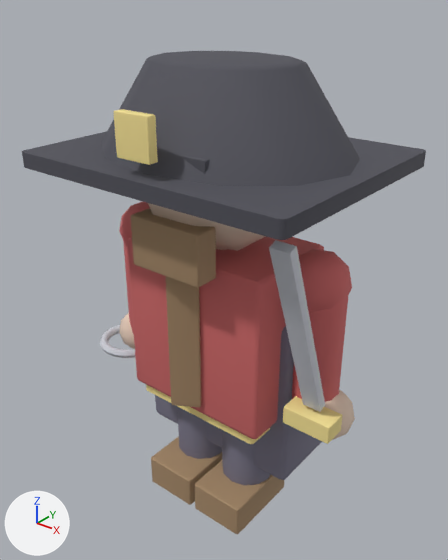
Before and after pictures for a commit that changed the glTF model adalides/assets/models/pirata.glb.
Rendered twice from a camera (50 mm lens) standing at (1.157, -1.448, 1.759) and looking at (-0.016, 0.018, 0.85). Arrows for +X, +Y and +Z are at lower left; the lights stay in place. The older version comes first. Vertices at exactly the same position are counted once.

In view in the first picture: 'pirata'.
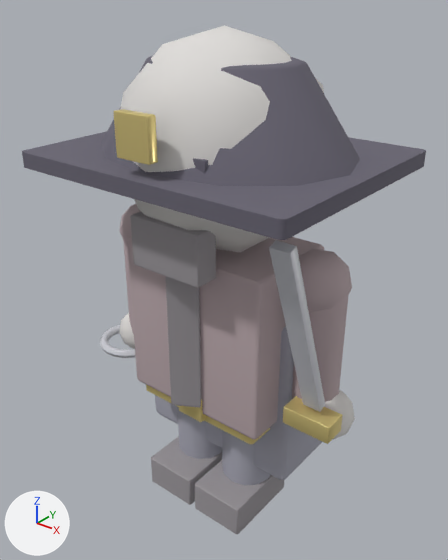
Where the change shows, as pixel boxes (x1, y1, x2, y2) in the pictures (448 x 560 px):
'pirata', recoloured, surface changed, reshaped: before (22, 51, 426, 534); after (22, 25, 426, 534)
part 1 of me_cylinder_171, added: after (120, 25, 324, 252)
part 2 of me_cylinder_171, added: after (179, 399, 206, 422)
part 3 of me_cylinder_171, built on: before (127, 52, 324, 480); after (22, 56, 426, 534)

The change, as a diff of the scene's bpy script:
```diff
--- a/adalides/assets/models/pirata.glb.py
+++ b/adalides/assets/models/pirata.glb.py
@@ mat_ch_cloth @@
 mat_ch_cloth = principled_material('CH_cloth')
-mat_ch_cloth.base_color = (0.2, 0.19, 0.26)  # grey #7c798b
+mat_ch_cloth.base_color = (0.4, 0.4, 0.47)  # grey #aaaab6
 mat_ch_cloth.roughness = 0.8
@@ mat_ch_leather @@
 mat_ch_leather = principled_material('CH_leather')
-mat_ch_leather.base_color = (0.38, 0.25, 0.14)  # brown #a68969
+mat_ch_leather.base_color = (0.33, 0.31, 0.33)  # grey #9b979b
 mat_ch_leather.roughness = 0.8
@@ mat_ch_red @@
 mat_ch_red = principled_material('CH_red')
-mat_ch_red.base_color = (0.62, 0.14, 0.14)  # pink #ce6969
+mat_ch_red.base_color = (0.5, 0.4, 0.42)  # grey #bcaaad
 mat_ch_red.roughness = 0.8
@@ mat_ch_gold @@
 mat_ch_gold.base_color = (0.92, 0.76, 0.3)  # yellow #f6e295
-mat_ch_gold.roughness = 0.8
+mat_ch_gold.roughness = 0.35
+mat_ch_gold.metallic = 0.7
@@ mat_ch_skin @@
 mat_ch_skin = principled_material('CH_skin')
-mat_ch_skin.base_color = (0.8, 0.62, 0.5)  # beige #e7cebc
+mat_ch_skin.base_color = (0.74, 0.72, 0.7)  # light grey #dfddda
 mat_ch_skin.roughness = 0.8
@@ mat_ch_dark @@
 mat_ch_dark = principled_material('CH_dark')
-mat_ch_dark.base_color = (0.08, 0.08, 0.1)  # dark grey #505059
+mat_ch_dark.base_color = (0.14, 0.13, 0.17)  # grey #696573
 mat_ch_dark.roughness = 0.8
@@ mat_ch_wood @@
 mat_ch_wood.base_color = (0.46, 0.3, 0.16)  # brown #b5956f
-mat_ch_wood.roughness = 0.8
+mat_ch_wood.roughness = 0.9
@@ me_cylinder_171 @@
 # used by ob_pirata; location = (0.0, 0.0, 0.0)
-me_cylinder_171.from_pydata(...)  # 1546 vertices, 2996 faces; spans x -0.54..0.5, y -0.39..0.39, z 0.0..1.56
+me_cylinder_171.from_pydata(...)  # 2386 vertices, 4668 faces; spans x -0.54..0.5, y -0.39..0.39, z 0.0..1.64
+# me_cylinder_171 part 1: a new loose piece, an icosphere of 80 faces spanning x -0.31..0.31, y -0.33..0.33, z 0.98..1.64, in mat_ch_skin (light grey #dfddda)
+# me_cylinder_171 part 2: a new loose piece of 96 vertices spanning x -0.05..0.05, y -0.19..-0.16, z 0.41..0.5, in mat_ch_gold (yellow #f6e295)
+# me_cylinder_171 part 3: 14 vertices moved within x -0.3..0.3, y -0.09..0.25, z 0.21..1.56; 66 vertices removed from x -0.27..0.27, y -0.28..0.28, z 0.44..1.55; 672 vertices added at x -0.47..0.5, y -0.39..0.39, z 0.0..1.56
+# other edits to the shape of me_cylinder_171 do not show in these pictures
 me_cylinder_171.materials.append(mat_ch_cloth)
```
